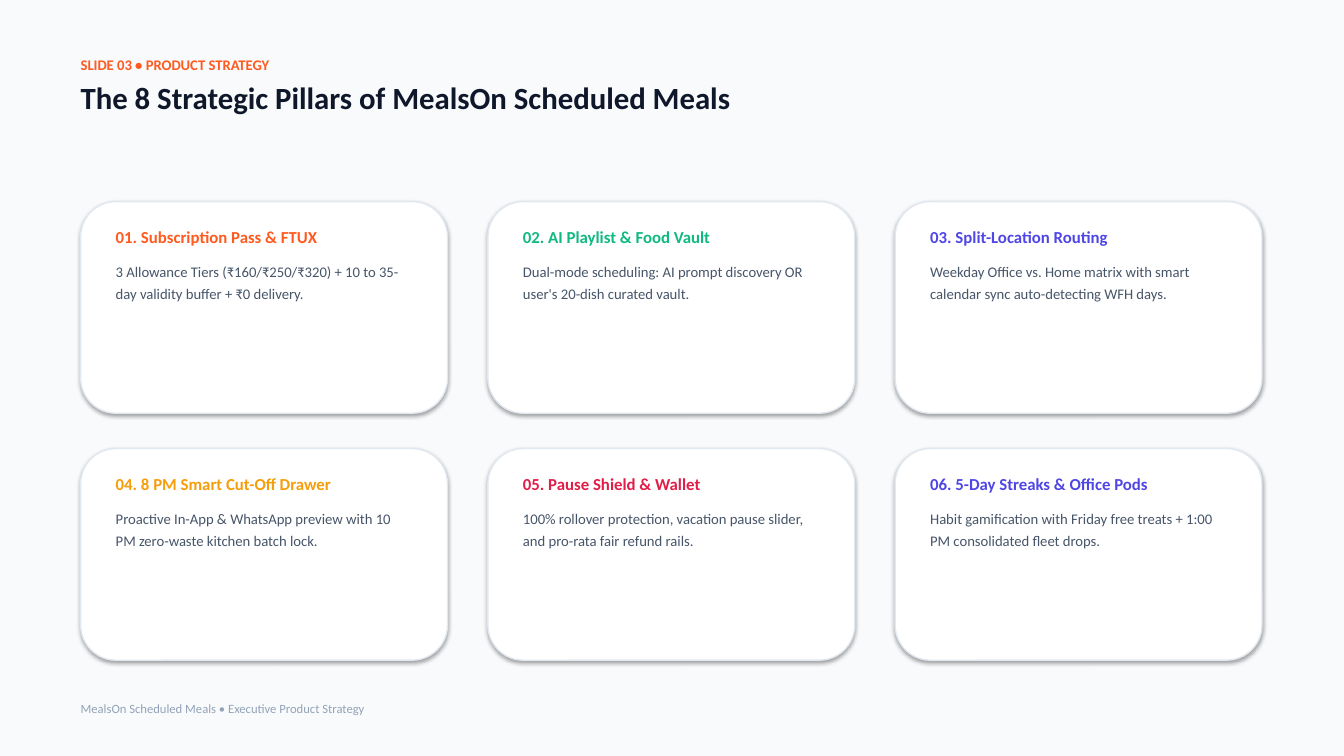
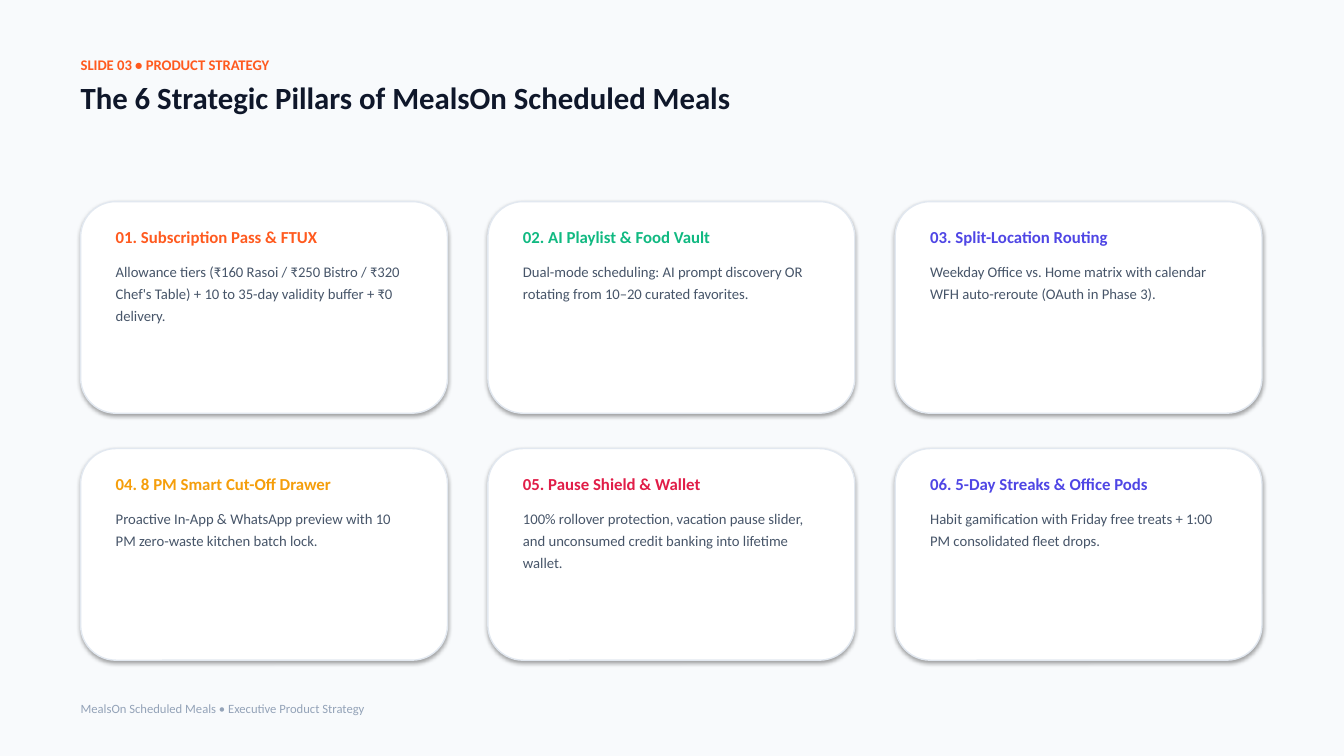
Before and after one commit to AnimeFreak95/Assignment_MealOn, a slide deck: slide 3 of dist/presentation/MealsOn_Executive_Presentation.pptx. Drawn at 1344x756 pixels with LibreOffice and Linux fonts; fonts in the diff are those of the drawing. Boxes give left, top, right and bottom in pixels: in the first picture for what was removed or moved away, otherwise in the second. Text is boxed around its words. In the diff, an @@ line names an element or a change of style, - is before the commit and + after.

```diff
--- a/dist/presentation/MealsOn_Executive_Presentation.pptx
+++ b/dist/presentation/MealsOn_Executive_Presentation.pptx
@@ text at bbox=[81, 87, 730, 115]: text changed @@
-The 8 Strategic Pillars of MealsOn Scheduled Meals
+The 6 Strategic Pillars of MealsOn Scheduled Meals
@@ text at bbox=[116, 266, 400, 324]: text changed @@
-3 Allowance Tiers (₹160/₹250/₹320) + 10 to 35-day validity buffer + ₹0 delivery.
+Allowance tiers (₹160 Rasoi / ₹250 Bistro / ₹320 Chef's Table) + 10 to 35-day validity buffer + ₹0 delivery.
@@ text at bbox=[523, 267, 803, 302]: text changed @@
-Dual-mode scheduling: AI prompt discovery OR user's 20-dish curated vault.
+Dual-mode scheduling: AI prompt discovery OR rotating from 10–20 curated favorites.
@@ text at bbox=[930, 267, 1206, 301]: text changed @@
-Weekday Office vs. Home matrix with smart calendar sync auto-detecting WFH days.
+Weekday Office vs. Home matrix with calendar WFH auto-reroute (OAuth in Phase 3).
@@ text at bbox=[523, 514, 803, 568]: text changed @@
-100% rollover protection, vacation pause slider, and pro-rata fair refund rails.
+100% rollover protection, vacation pause slider, and unconsumed credit banking into lifetime wallet.
```
Also in this commit, not shown: 11 other slides changed, 7 other files.
